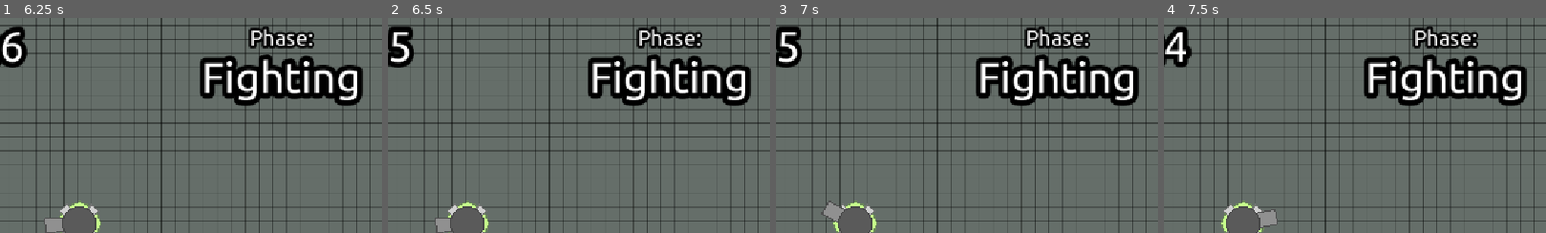
Above: before the commit, frames 1-4 (left to right).
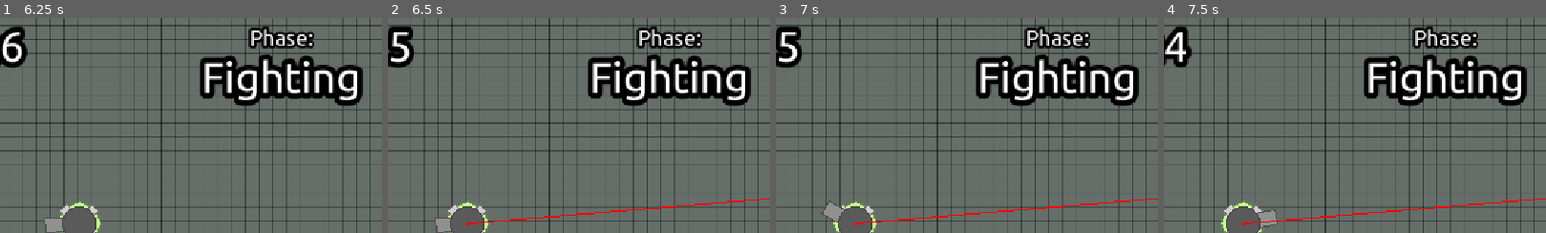
Above: after the commit, the same moments.

Repository: DogeisCut/stillwatch
Game: Godot game, scene res://scenes/world/world.tscn
The game is run twice, just before and just after one commit, with the same random seed, the same clock (stepped at 60 frames per second) and the same inputs. Sound files missing from this copy of the repository are replaced by a short silence.
Inputs (mouse positions are % of the whole screen's width and height, from its top left):
- Up to frame 1 (6.25 s): tap Enter (shoot) at 0.5, 2.1, 2.75, 3.6, 5.1 s; move the mouse to (72, 45) at 0.52 s; hold D (right) 0.53-1.25 s; hold Enter (shoot) 0.53-1.25 s; click "Skip Timer" at 1.25 s; tap Space at 2, 4.25, 5.75 s; move the mouse to (30, 55) at 2.02 s; hold S (down) 2.03-2.78 s; move the mouse to (60, 28) at 2.77 s; hold D (right) 2.78-3.53 s; hold Enter (shoot) 2.78-3.53 s; move the mouse to (45, 70) at 3.52 s; hold W (up) 3.53-4.28 s; move the mouse to (80, 65) at 4.27 s; hold Enter (shoot) 4.28-5.03 s; hold A (left) 4.28-5.78 s; move the mouse to (20, 35) at 5.02 s; move the mouse to (55, 50) at 5.77 s; hold S (down) from 5.78 s (still down); hold Enter (shoot) from 5.78 s (still down)
- Up to frame 2 (6.5 s): keep holding S (down); keep holding Enter (shoot)
- Up to frame 3 (7 s): move the mouse to (35, 25) at 6.52 s; release S (down) at 6.53 s; release Enter (shoot) at 6.53 s; hold D (right) from 6.53 s (still down); tap Enter (shoot) at 6.6 s
- Up to frame 4 (7.5 s): move the mouse to (72, 45) at 7.27 s; release D (right) at 7.28 s; hold W (up) from 7.28 s (still down); hold Enter (shoot) from 7.28 s (still down)
The pictures show only the part of the screen within x 50-100%, y 2-52%; the shares and areas given below are measured in that part.

Frame 1 is identical in both runs. In frame 2, 0.5% of the frame differs, in the area x 20-100%, y 84-97%; in frame 3, 0.5%; in frame 4, 0.5%.

Commit message:
Fix navigation obstacles

Diff:
--- a/scenes/world/actors/enemy/enemy.tscn
+++ b/scenes/world/actors/enemy/enemy.tscn
@@ -67,6 +67,7 @@
 [node name="NavigationAgent2D" type="NavigationAgent2D" parent="."]
 avoidance_enabled = true
 radius = 32.0
+debug_enabled = true
 
 [node name="Rotator" type="Node2D" parent="."]
 
--- a/scenes/world/actors/player/player.tscn
+++ b/scenes/world/actors/player/player.tscn
@@ -195,16 +195,18 @@
 material = SubResource("ShaderMaterial_g8358")
 texture = SubResource("PlaceholderTexture2D_kaqx2")
 
-[node name="Lock" type="CanvasGroup" parent="."]
+[node name="Lock" type="Node2D" parent="."]
 
 [node name="LockBracket" type="Sprite2D" parent="Lock"]
 material = SubResource("ShaderMaterial_kaqx2")
 rotation = -0.7853982
+scale = Vector2(0.99999994, 0.99999994)
 texture = SubResource("PlaceholderTexture2D_vceuw")
 
 [node name="LockBracket2" type="Sprite2D" parent="Lock"]
 material = SubResource("ShaderMaterial_kaqx2")
 rotation = -2.3561945
+scale = Vector2(0.99999994, 0.99999994)
 texture = SubResource("PlaceholderTexture2D_vceuw")
 
 [node name="CollisionShape2D" type="CollisionShape2D" parent="."]
--- a/scenes/world/objects/player/auto_turret/auto_turret.tscn
+++ b/scenes/world/objects/player/auto_turret/auto_turret.tscn
@@ -235,5 +235,8 @@
 stream = ExtResource("2_twe50")
 pitch_scale = 0.5
 
+[node name="NavigationObstacle2D" type="NavigationObstacle2D" parent="."]
+vertices = PackedVector2Array(0, -32, -24, -24, -32, 0, -24, 24, 0, 32, 24, 24, 32, 0, 24, -24)
+
 [connection signal="body_entered" from="Area2D" to="." method="_on_area_2d_body_entered"]
 [connection signal="body_exited" from="Area2D" to="." method="_on_area_2d_body_exited"]
--- a/scenes/world/objects/player/crate/crate.tscn
+++ b/scenes/world/objects/player/crate/crate.tscn
@@ -27,7 +27,7 @@
 tracks/0/type = "value"
 tracks/0/imported = false
 tracks/0/enabled = true
-tracks/0/path = NodePath("Polygon2D:color")
+tracks/0/path = NodePath("Visuals:color")
 tracks/0/interp = 1
 tracks/0/loop_wrap = true
 tracks/0/keys = {
@@ -39,7 +39,7 @@
 tracks/1/type = "value"
 tracks/1/imported = false
 tracks/1/enabled = true
-tracks/1/path = NodePath("Polygon2D:scale")
+tracks/1/path = NodePath("Visuals:scale")
 tracks/1/interp = 1
 tracks/1/loop_wrap = true
 tracks/1/keys = {
@@ -51,7 +51,7 @@
 tracks/2/type = "value"
 tracks/2/imported = false
 tracks/2/enabled = true
-tracks/2/path = NodePath("Polygon2D:z_index")
+tracks/2/path = NodePath("Visuals:z_index")
 tracks/2/interp = 1
 tracks/2/loop_wrap = true
 tracks/2/keys = {
@@ -79,7 +79,7 @@
 tracks/0/type = "value"
 tracks/0/imported = false
 tracks/0/enabled = true
-tracks/0/path = NodePath("Polygon2D:color")
+tracks/0/path = NodePath("Visuals:color")
 tracks/0/interp = 1
 tracks/0/loop_wrap = true
 tracks/0/keys = {
@@ -91,7 +91,7 @@
 tracks/1/type = "value"
 tracks/1/imported = false
 tracks/1/enabled = true
-tracks/1/path = NodePath("Polygon2D:scale")
+tracks/1/path = NodePath("Visuals:scale")
 tracks/1/interp = 1
 tracks/1/loop_wrap = true
 tracks/1/keys = {
@@ -103,7 +103,7 @@
 tracks/2/type = "value"
 tracks/2/imported = false
 tracks/2/enabled = true
-tracks/2/path = NodePath("Polygon2D:z_index")
+tracks/2/path = NodePath("Visuals:z_index")
 tracks/2/interp = 1
 tracks/2/loop_wrap = true
 tracks/2/keys = {
@@ -155,7 +155,7 @@
 angular_damp = 10.0
 script = ExtResource("1_uep05")
 
-[node name="Polygon2D" type="Sprite2D" parent="."]
+[node name="Visuals" type="Sprite2D" parent="."]
 material = SubResource("ShaderMaterial_rrhfh")
 texture = SubResource("PlaceholderTexture2D_xkrwr")
 
@@ -171,3 +171,7 @@
 [node name="AudioStreamPlayer2D" type="AudioStreamPlayer2D" parent="."]
 stream = ExtResource("2_mo0jf")
 pitch_scale = 0.5
+
+[node name="NavigationObstacle2D" type="NavigationObstacle2D" parent="."]
+vertices = PackedVector2Array(-96, -32, 96, -32, 96, 32, -96, 32)
+affect_navigation_mesh = true
--- a/scenes/world/world.tscn
+++ b/scenes/world/world.tscn
@@ -12,6 +12,7 @@
 vertices = PackedVector2Array(1312, 800, -160, 800, -160, -160, 1312, -160)
 polygons = Array[PackedInt32Array]([PackedInt32Array(0, 1, 2, 3)])
 outlines = Array[PackedVector2Array]([PackedVector2Array(-192, -192, 1344, -192, 1344, 832, -192, 832)])
+parsed_geometry_type = 1
 parsed_collision_mask = 4294967288
 agent_radius = 32.0
 
